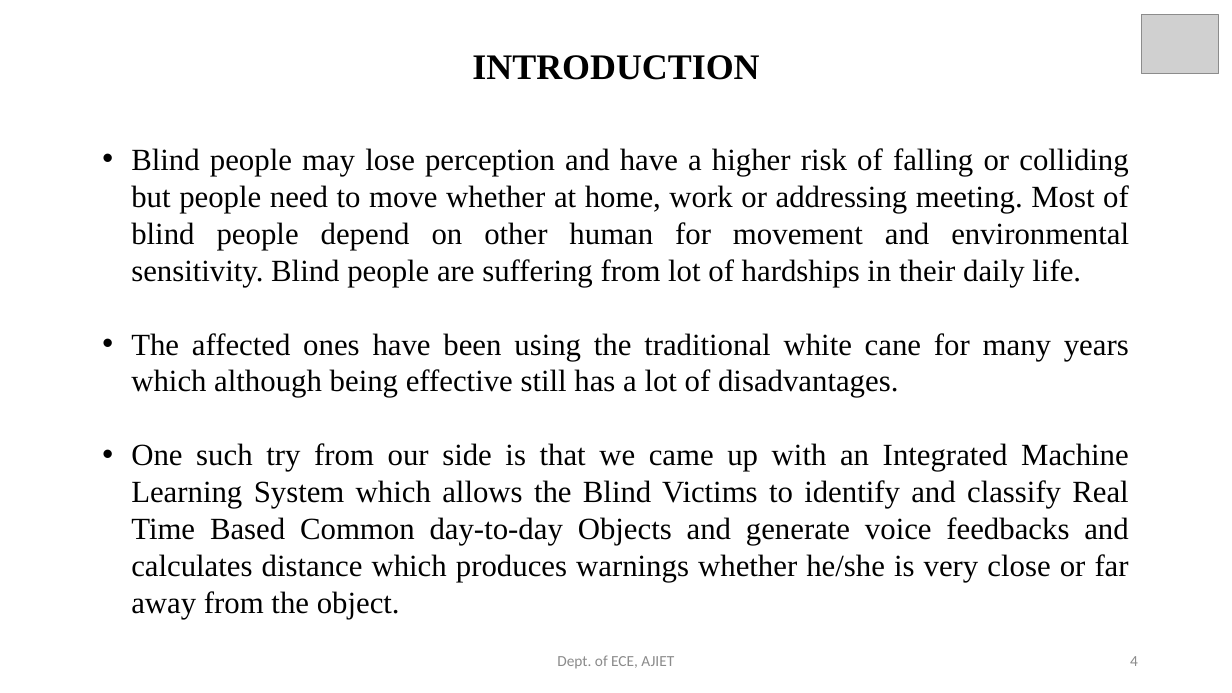
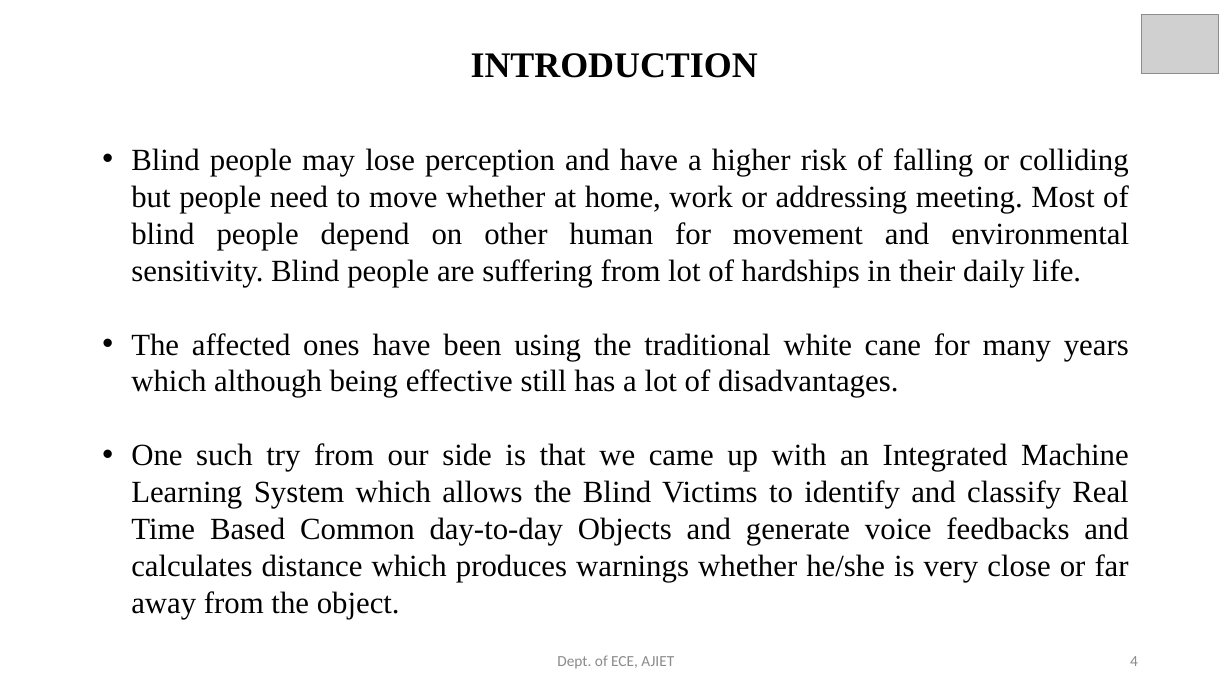
Before and after one commit to yashasshettyk/DEPT-OF-ECE-PROJECTS, a slide deck: slide 4 of AAB 7th SEM.pptx. Drawn at 1232x693 pixels with LibreOffice and Linux fonts; fonts in the diff are those of the drawing; grey boxes stand for pictures. Boxes give left, top, right and bottom in pixels: in the first picture for what was removed or moved away, otherwise in the second. Text is boxed around its words. In the diff, an @@ line names an element or a change of style, - is before the commit and + after.

```diff
--- a/AAB 7th SEM.pptx
+++ b/AAB 7th SEM.pptx
@@ text "INTRODUCTION" at (471,53,758,78): alignment centre to left @@
```
Also in this commit, not shown: 8 other slides changed, 1 slide removed, 1 other file.
